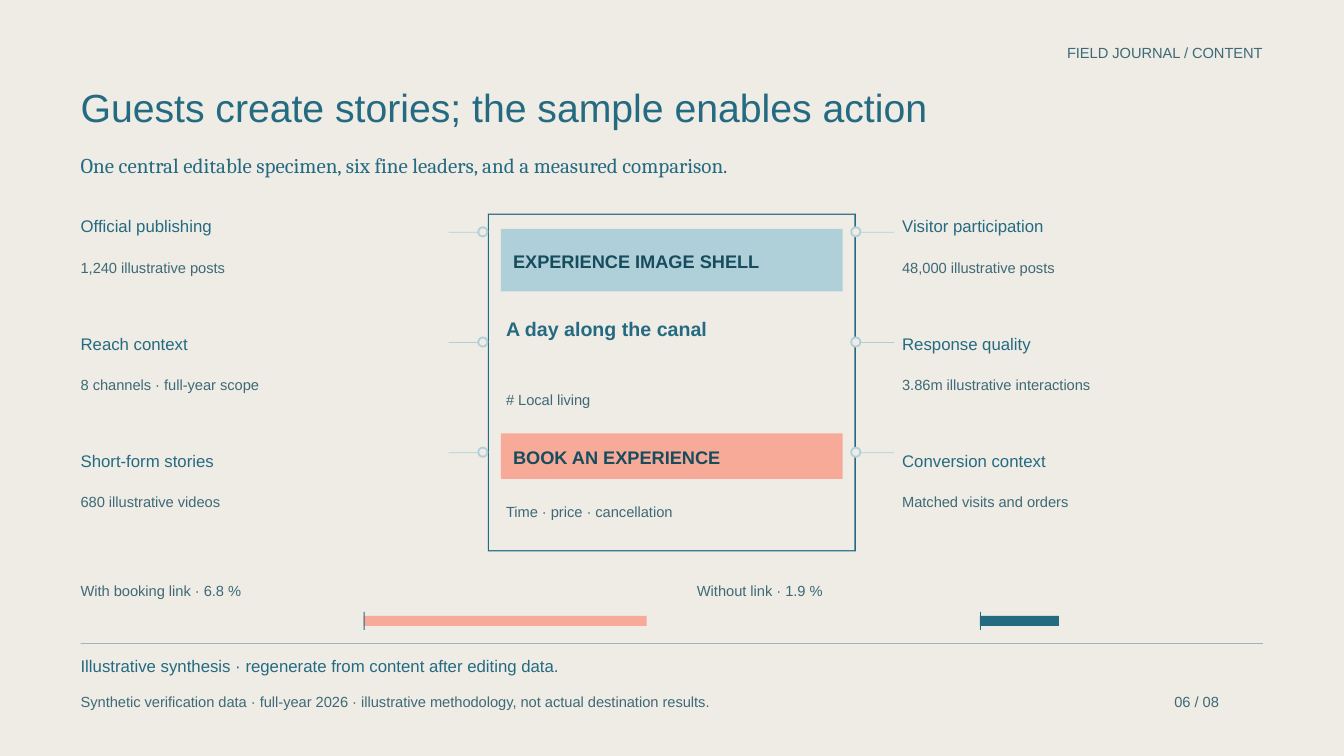
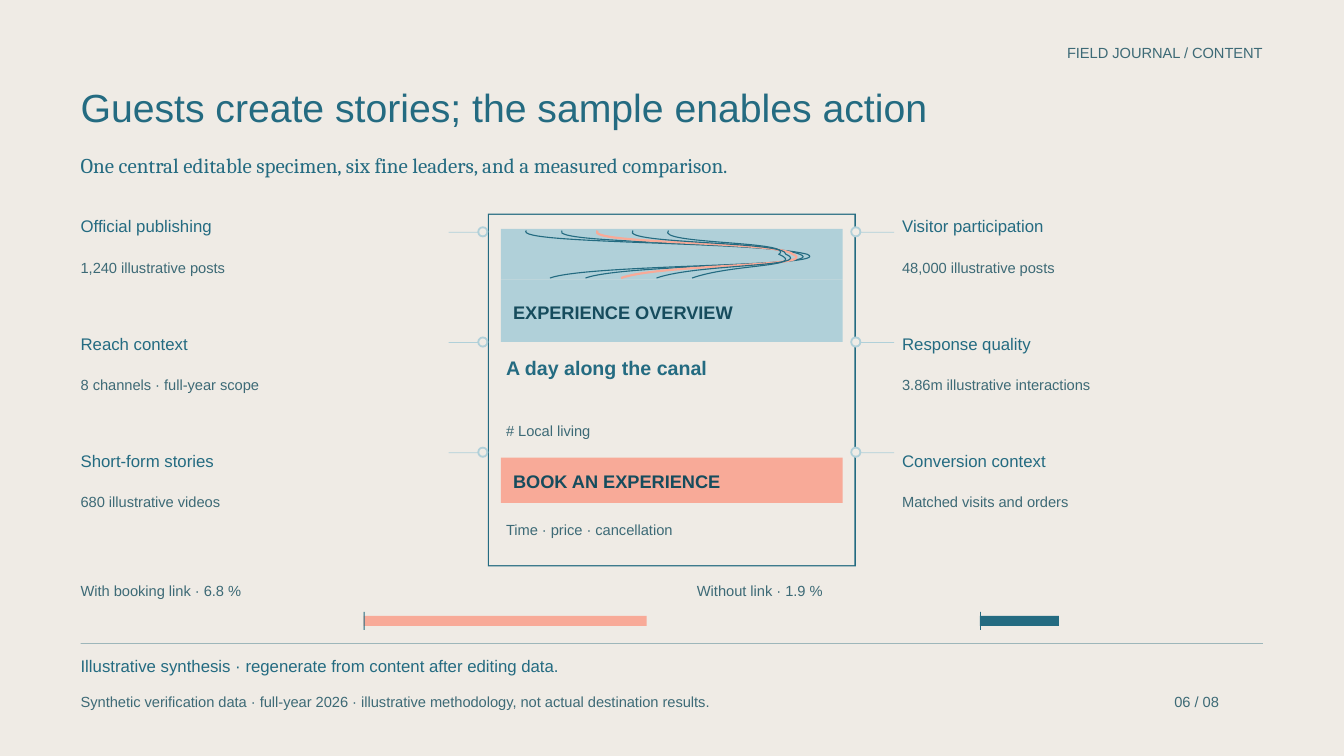
Before and after one commit to hustcer/pptx-nova, a slide deck: slide 6 of pptx-nova/assets/examples/deckkits/teal-journal/deck.pptx. Drawn at 1344x756 pixels with LibreOffice and Linux fonts; fonts in the diff are those of the drawing. Boxes give left, top, right and bottom in pixels: in the first picture for what was removed or moved away, otherwise in the second. Text is boxed around its words. In the diff, an @@ line names an element or a change of style, - is before the commit and + after.

Commit message:
feat(pptx-nova): share native illustration authoring across DeckKits
- Add a theme-independent illustration engine and standalone xdoc patch CLI
  with contours, documents and connections, configurable frames and palettes,
  and protection against overwriting input through symlink or hard-link aliases.
- Make native PowerPoint composition the current route for newly generated
  picture-like visuals across all DeckKits while preserving supplied images.
- Upgrade teal-journal to 1.3.0 with cover artwork choices and shared native
  anatomy illustrations in both layouts; preserve text capacity and readiness.
- Refresh curated showcase artifacts, schema contracts and authoring guidance,
  and add regression coverage for image regions, styles and CLI file ownership.
- Validate 435 passing tests (one optional native integration skipped), smoke,
  strict public audit, projections, both live benchmarks and delivery readiness;
  review all eight canonical PNGs and mixed-language anatomy variants.

```diff
--- a/pptx-nova/assets/examples/deckkits/teal-journal/deck.pptx
+++ b/pptx-nova/assets/examples/deckkits/teal-journal/deck.pptx
@@ rectangle: place and size @@
-rectangle at [488,214,856,552]
+rectangle at [488,214,856,567]
@@ rectangle: place and size @@
-rectangle at [489,215,855,551]
+rectangle at [489,215,855,566]
@@ rectangle added at [501,229,843,279], fill #B0D0D9 @@
@@ freeform shape added at [503,230,842,279], outline #246B81 0.8 pt @@
@@ freeform shape added at [503,230,842,279], outline #246B81 0.8 pt @@
@@ freeform shape added at [503,230,842,279], outline #F8AA98 1.6 pt @@
@@ freeform shape added at [503,230,842,279], outline #246B81 0.8 pt @@
@@ freeform shape added at [503,230,842,279], outline #246B81 0.8 pt @@
@@ rectangle "EXPERIENCE OVERVIEW": place and size @@
-rectangle "EXPERIENCE OVERVIEW" at [501,229,843,291]
+rectangle "EXPERIENCE OVERVIEW" at [501,279,843,342]
@@ text in rectangle at [513,306,733,319]: text changed @@
-EXPERIENCE IMAGE SHELL
+EXPERIENCE OVERVIEW
@@ text "A day along the canal": place and size @@
-text "A day along the canal" at [506,321,707,408]
+text "A day along the canal" at [506,360,707,439]
@@ text at [506,360,707,379]: less space between paragraphs @@
@@ rectangle "BOOK AN EXPERIENCE": place and size @@
-rectangle "BOOK AN EXPERIENCE" at [501,434,843,479]
+rectangle "BOOK AN EXPERIENCE" at [501,458,843,503]
@@ text "Time · price · cancellation": place and size @@
-text "Time · price · cancellation" at [506,506,672,520]
+text "Time · price · cancellation" at [506,524,672,538]
```
Also in this commit, not shown: 1 other slide changed, 28 other files.
